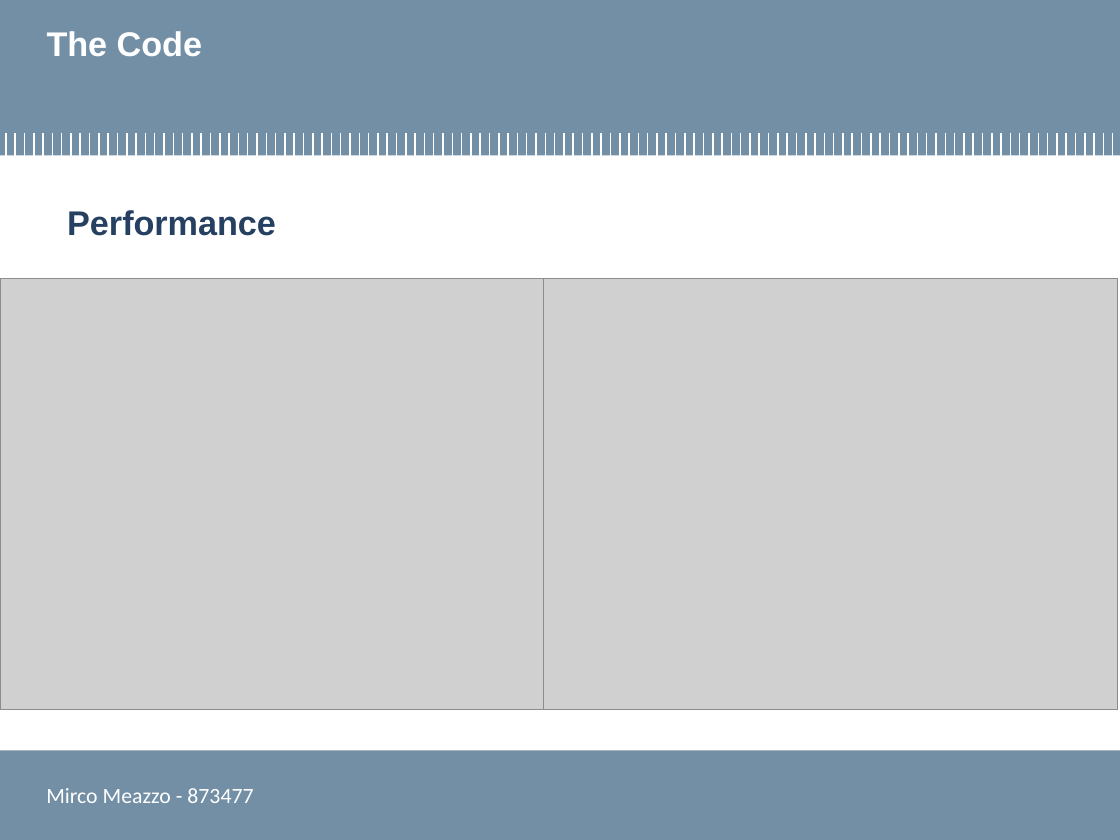
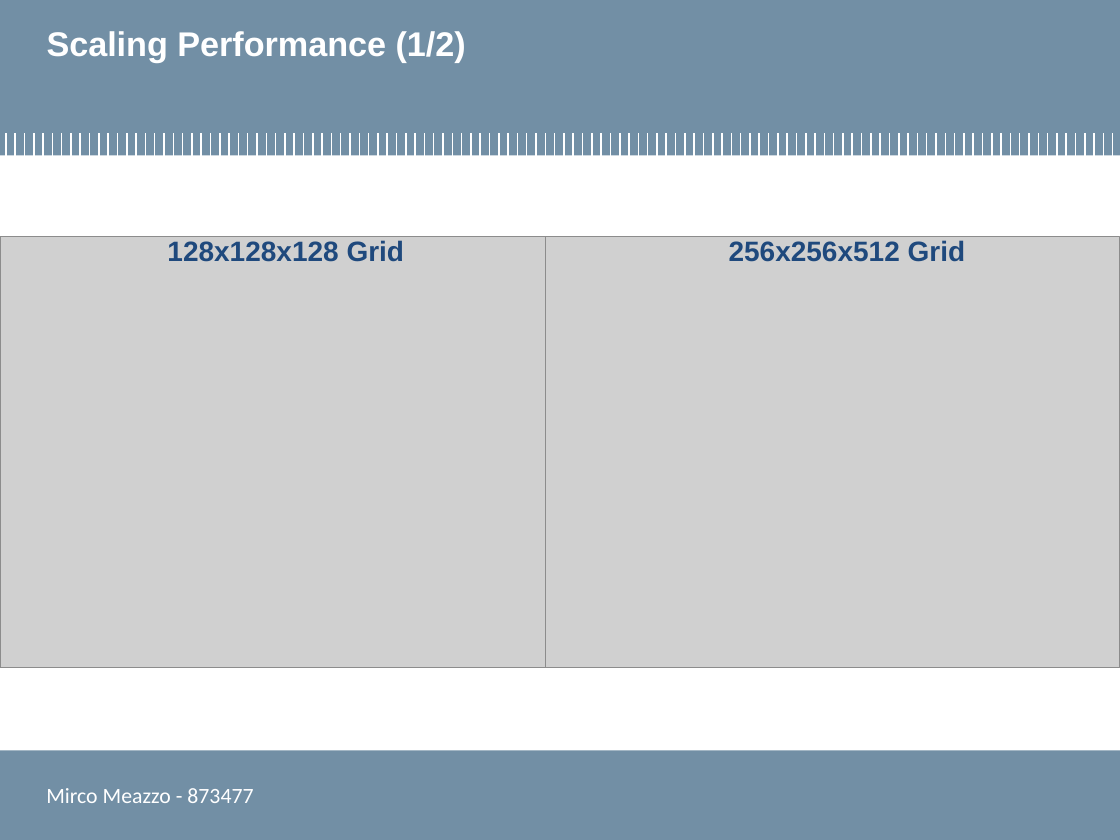
Before and after one commit to mircuz/channel_report, a slide deck: slide 9 of presentazione_meazzo.pptx (slide 8 before the commit). Drawn at 1120x840 pixels with LibreOffice and Linux fonts; fonts in the diff are those of the drawing; grey boxes stand for pictures; background and template pictures are left out. Boxes give left, top, right and bottom in pixels: in the first picture for what was removed or moved away, otherwise in the second. Text is boxed around its words. In the diff, an @@ line names an element or a change of style, - is before the commit and + after.

```diff
--- a/presentazione_meazzo.pptx
+++ b/presentazione_meazzo.pptx
@@ title at box(47, 31, 466, 63): text changed @@
-The Code
+Scaling Performance (1/2)
@@ picture: place and size @@
-picture at box(0, 279, 575, 710)
+picture at box(0, 236, 575, 668)
@@ text removed at box(67, 210, 276, 236) @@
-Performance
@@ picture: place and size @@
-picture at box(543, 279, 1118, 710)
+picture at box(545, 236, 1120, 668)
@@ text added at box(167, 240, 404, 262), 18 pt, text #1F497D, bold @@
+128x128x128 Grid
@@ text added at box(729, 240, 965, 262), 18 pt, text #1F497D, bold @@
+256x256x512 Grid
```
Also in this commit, not shown: 12 other slides changed, 2 slides added, 2 slides removed.
